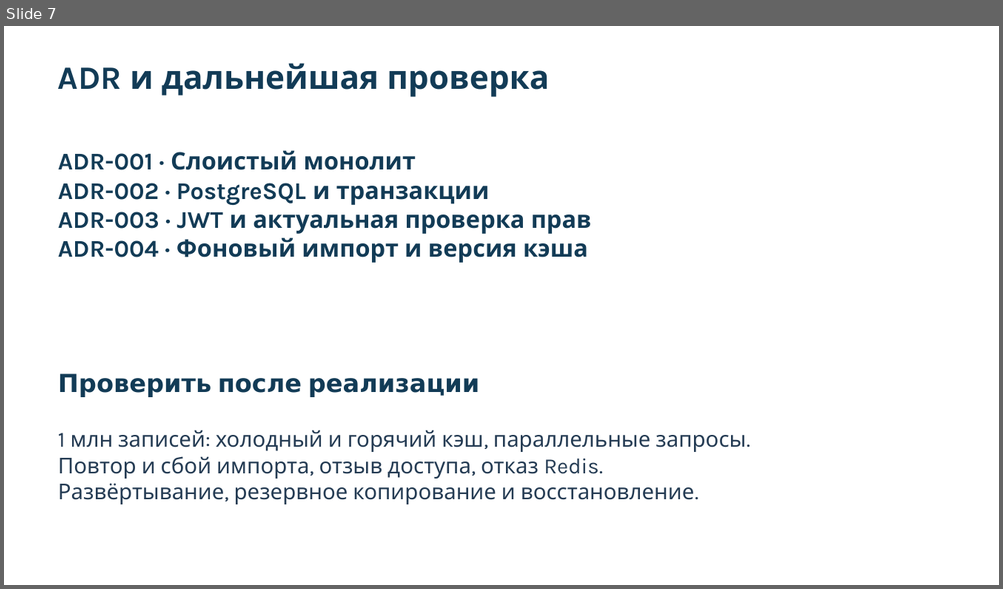
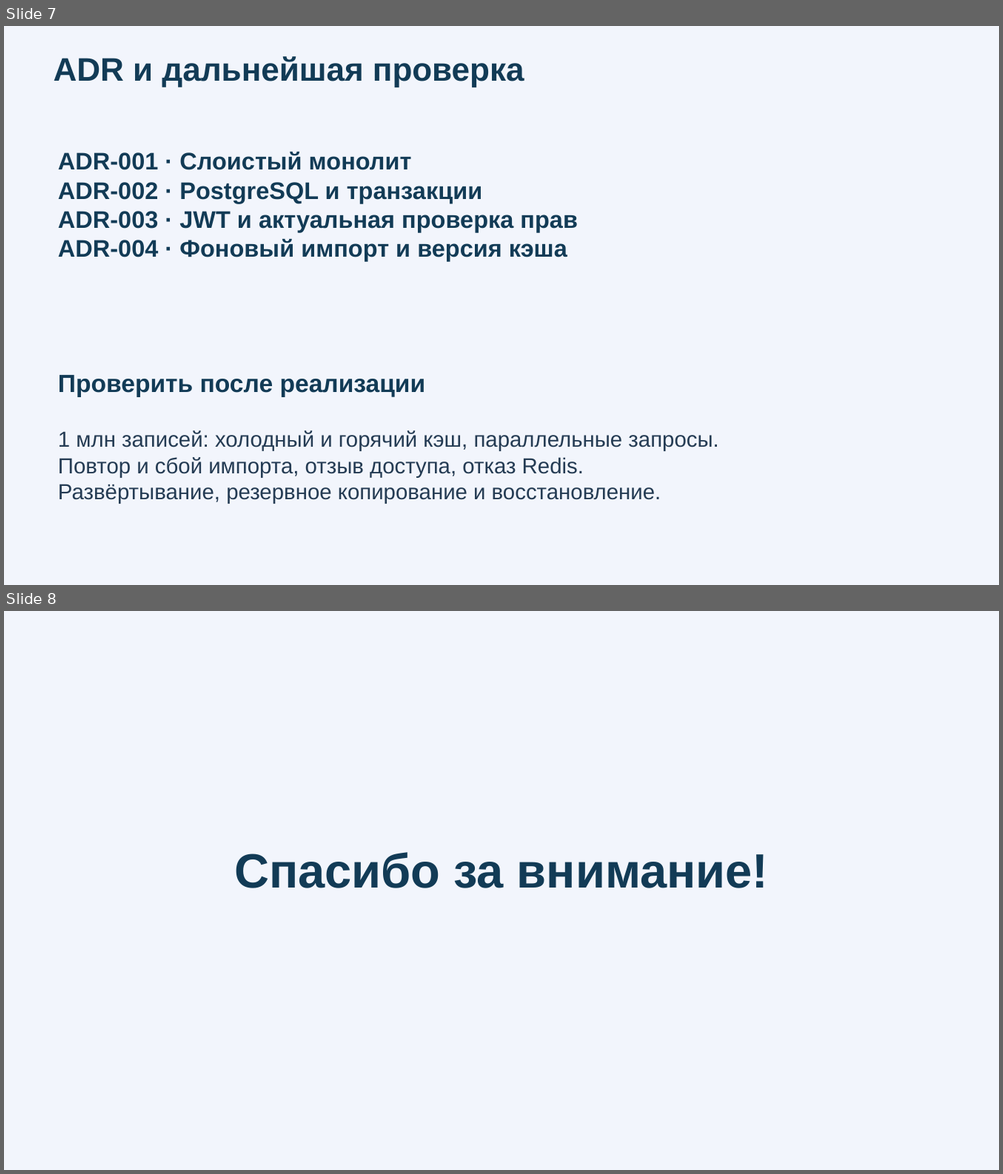
Before and after one commit to rebekevshailiya-rgb/business-metrics-analyzer1, a slide deck: docs/architecture/pz04_presentation.pptx. Shown one above the other, each under a label of ours: slide 7 before the commit, slides 7 and 8 after it. The pictures are 1003x589 and 1003x1174 pixels, drawn with LibreOffice and Linux fonts; fonts in the diff are those of the drawing. Boxes give left, top, right and bottom in pixels: in the first picture for what was removed or moved away, otherwise in the second. Text is boxed around its words. In the diff, an @@ line names an element or a change of style, - is before the commit and + after.

```diff
--- a/docs/architecture/pz04_presentation.pptx
+++ b/docs/architecture/pz04_presentation.pptx
@@ slide 8 added at (4,611,999,1170), background #F2F5FC @@
@@ text added at (234,852,768,889), 46.5 pt, text #123B56, bold @@
+Спасибо за внимание!
@@ slide 7 changed as well @@
@@ background #FFFFFF to #F2F5FC @@
@@ font Karla to Arial in 4 elements at (58,152,577,261), (58,375,426,397), (58,431,718,504), (54,56,524,87) @@
@@ text "ADR и дальнейшая проверка": place and size @@
-text "ADR и дальнейшая проверка" at (58,63,549,97)
+text "ADR и дальнейшая проверка" at (54,56,524,87)
```
Also in this commit, not shown: 1 other slide changed, 5 other slides added, 5 slides removed.
